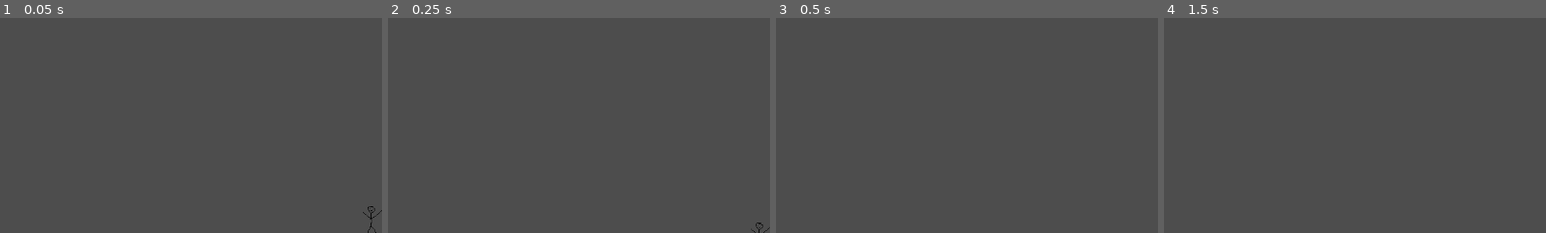
Above: before the commit, frames 1-4 (left to right).
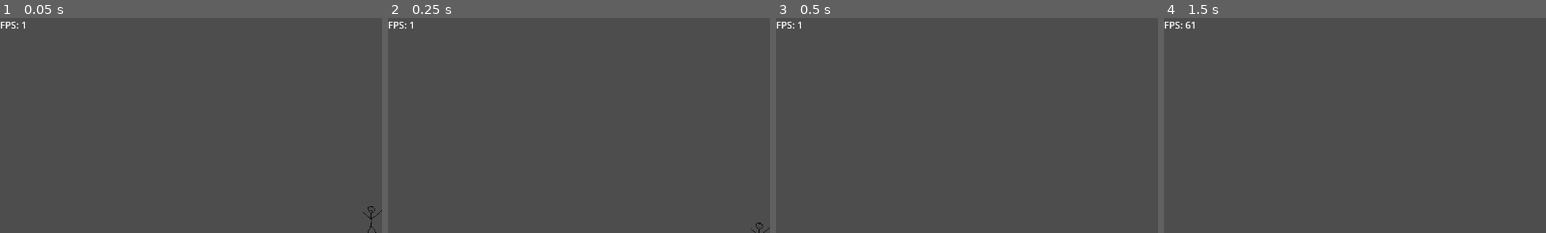
Above: after the commit, the same moments.

Repository: LunarTides/Evergreen.gd
Game: Godot game, scene res://Scenes/World.tscn
Same seed, same stepped clock (60 frames per second), same inputs: the game is played once before the commit and once after it.
Inputs:
- Up to frame 1 (0.05 s): no input
- Up to frame 2 (0.25 s): no input
- Up to frame 3 (0.5 s): no input
- Up to frame 4 (1.5 s): tap Enter at 0.5 s; hold D (move_right) from 0.53 s (still down); tap Space (jump) at 0.77 s
The pictures show only the part of the screen within x 0-50%, y 0-50%; the shares and areas given below are measured in that part.

The runs differ from the first frame. In frame 1, 0.1% of the frame differs, in the area x 0-7%, y 1-5%; in frame 2, 0.1%; in frame 3, 0.1%; in frame 4, 0.1%, in the area x 0-8%, y 1-5%.

Commit message:
Use tilemap for tiles

Diff:
--- a/Resources/Tiles/Dirt.tres
+++ /dev/null
@@ -1,8 +0,0 @@
-[gd_resource type="Resource" script_class="EvergreenTileData" load_steps=3 format=3 uid="uid://bgiid6amw8dsd"]
-
-[ext_resource type="Script" path="res://Scripts/TileData.gd" id="1_x55ps"]
-[ext_resource type="Texture2D" uid="uid://c8i83s3d3qhl1" path="res://Assets/Tiles/Dirt.png" id="2_sucuf"]
-
-[resource]
-script = ExtResource("1_x55ps")
-texture = ExtResource("2_sucuf")
--- a/Scenes/Tile.tscn
+++ /dev/null
@@ -1,17 +0,0 @@
-[gd_scene load_steps=4 format=3 uid="uid://wetgtleejy68"]
-
-[ext_resource type="Script" path="res://Scripts/Tile.gd" id="1_klxc6"]
-[ext_resource type="Texture2D" uid="uid://c8i83s3d3qhl1" path="res://Assets/Tiles/Dirt.png" id="2_12t60"]
-
-[sub_resource type="RectangleShape2D" id="RectangleShape2D_06rmy"]
-size = Vector2(16, 16)
-
-[node name="Tile" type="StaticBody2D"]
-script = ExtResource("1_klxc6")
-
-[node name="Sprite2D" type="Sprite2D" parent="."]
-unique_name_in_owner = true
-texture = ExtResource("2_12t60")
-
-[node name="CollisionShape2D" type="CollisionShape2D" parent="."]
-shape = SubResource("RectangleShape2D_06rmy")
--- /dev/null
+++ b/Scenes/UI.tscn
@@ -0,0 +1,19 @@
+[gd_scene load_steps=2 format=3 uid="uid://cgv1ph7t0tjag"]
+
+[ext_resource type="Script" path="res://Scripts/UI.gd" id="1_2nmgg"]
+
+[node name="UI" type="Control"]
+layout_mode = 3
+anchors_preset = 15
+anchor_right = 1.0
+anchor_bottom = 1.0
+grow_horizontal = 2
+grow_vertical = 2
+script = ExtResource("1_2nmgg")
+
+[node name="FPSLabel" type="Label" parent="."]
+unique_name_in_owner = true
+layout_mode = 0
+offset_right = 40.0
+offset_bottom = 23.0
+text = "FPS: "
--- a/Scenes/World.tscn
+++ b/Scenes/World.tscn
@@ -1,10 +1,24 @@
-[gd_scene load_steps=2 format=3 uid="uid://d3g334gulc6dh"]
+[gd_scene load_steps=6 format=3 uid="uid://d3g334gulc6dh"]
 
 [ext_resource type="PackedScene" uid="uid://cbuiwjd7ochm7" path="res://Scenes/Player.tscn" id="1_3crbf"]
+[ext_resource type="Texture2D" uid="uid://c8i83s3d3qhl1" path="res://Assets/Tiles/Dirt.png" id="2_nndm7"]
+[ext_resource type="PackedScene" uid="uid://cgv1ph7t0tjag" path="res://Scenes/UI.tscn" id="3_6yfxb"]
+
+[sub_resource type="TileSetAtlasSource" id="TileSetAtlasSource_8a0or"]
+texture = ExtResource("2_nndm7")
+0:0/0 = 0
+0:0/0/physics_layer_0/polygon_0/points = PackedVector2Array(-8, 8, -8, -8, 8, -8, 8, 8)
+
+[sub_resource type="TileSet" id="TileSet_0kjfh"]
+physics_layer_0/collision_layer = 1
+sources/0 = SubResource("TileSetAtlasSource_8a0or")
 
 [node name="World" type="Node2D" groups=["World"]]
 
 [node name="Player" parent="." instance=ExtResource("1_3crbf")]
 position = Vector2(624, 336)
 
-[node name="Tiles" type="Node" parent="."]
+[node name="Tiles" type="TileMapLayer" parent="."]
+tile_set = SubResource("TileSet_0kjfh")
+
+[node name="UI" parent="." instance=ExtResource("3_6yfxb")]
--- a/Scripts/Game.gd
+++ b/Scripts/Game.gd
@@ -5,7 +5,7 @@
 	get:
 		return get_tree().get_first_node_in_group(&"World")
 
-var tiles_root: Node:
+var tiles_root: TileMapLayer:
 	get:
 		return world.get_node(^"Tiles")
 
--- a/Scripts/Tile.gd
+++ b/Scripts/Tile.gd
@@ -1,42 +1,5 @@
-@tool
 class_name Tile
-extends StaticBody2D
+extends Object
 
-const TILE = preload("res://Scenes/Tile.tscn")
-const TILE_SIZE: int = 16
-
-
-@export var data: EvergreenTileData:
-	set(value):
-		data = value
-
-		if is_inside_tree():
-			conform_to_data()
-
-
-# Called when the node enters the scene tree for the first time.
-func _ready() -> void:
-	assert(data, "This tile does not have a TileData attached.")
-
-	conform_to_data()
-
-
-# Called every frame. 'delta' is the elapsed time since the previous frame.
-func _process(delta: float) -> void:
-	pass
-
-
-static func create(data: EvergreenTileData, coords: Vector2) -> Tile:
-	var tile = TILE.instantiate()
-	tile.data = data
-	tile.position = (coords + Vector2(0.5, 0.5)) * TILE_SIZE
-	Game.tiles_root.add_child(tile)
-	return tile
-
-
-func conform_to_data() -> void:
-	if not data:
-		%Sprite2D.texture = null
-		return
-
-	%Sprite2D.texture = data.texture
+static func create(source_id: int, coords: Vector2i) -> void:
+	Game.tiles_root.set_cell(coords, source_id, Vector2i.ZERO)
--- a/Scripts/TileData.gd
+++ /dev/null
@@ -1,4 +0,0 @@
-class_name EvergreenTileData
-extends Resource
-
-@export var texture: Texture2D
--- /dev/null
+++ b/Scripts/UI.gd
@@ -0,0 +1,11 @@
+extends Control
+
+
+# Called when the node enters the scene tree for the first time.
+func _ready() -> void:
+	pass # Replace with function body.
+
+
+# Called every frame. 'delta' is the elapsed time since the previous frame.
+func _process(delta: float) -> void:
+	%FPSLabel.text = "FPS: %d" % Performance.get_monitor(Performance.TIME_FPS)
--- a/Scripts/WorldGen.gd
+++ b/Scripts/WorldGen.gd
@@ -1,6 +1,6 @@
 extends Node
 
-const DIRT: EvergreenTileData = preload("res://Resources/Tiles/Dirt.tres")
+const DIRT: int = 0
 
 var rng = RandomNumberGenerator.new()
 
